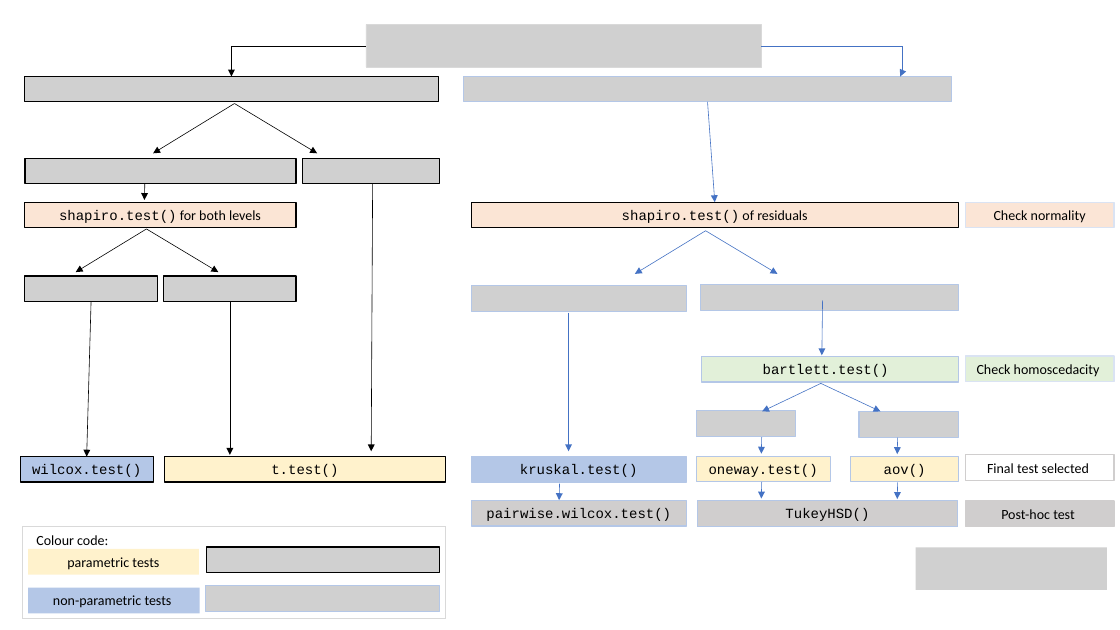
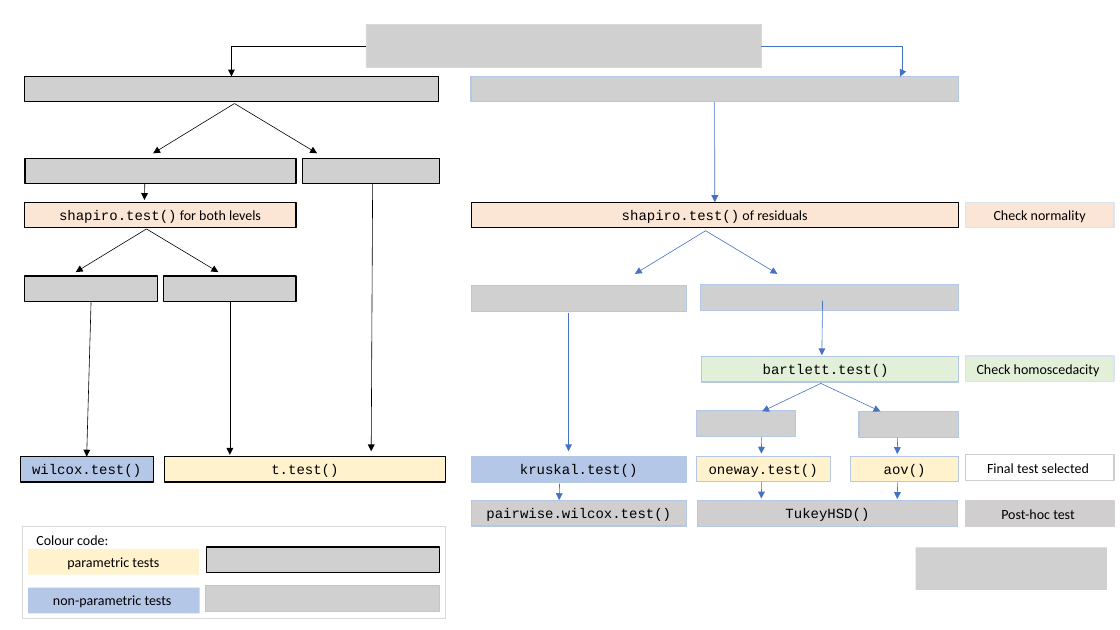
Before and after one commit to shhschilling/visStatistics, a slide deck: slide 2 of vignettes/figures/decision_tree.pptx. Drawn at 1120x630 pixels with LibreOffice and Linux fonts; fonts in the diff are those of the drawing; grey boxes stand for pictures. Boxes give left, top, right and bottom in pixels: in the first picture for what was removed or moved away, otherwise in the second. Text is boxed around its words. In the diff, an @@ line names an element or a change of style, - is before the commit and + after.

```diff
--- a/vignettes/figures/decision_tree.pptx
+++ b/vignettes/figures/decision_tree.pptx
@@ picture: place and size @@
-picture at [464, 76, 951, 102]
+picture at [471, 76, 959, 102]
@@ arrow moved from (707, 102) - (715, 202) to (715, 102) - (715, 202) @@
```
Also in this commit, not shown: 12 other files.
